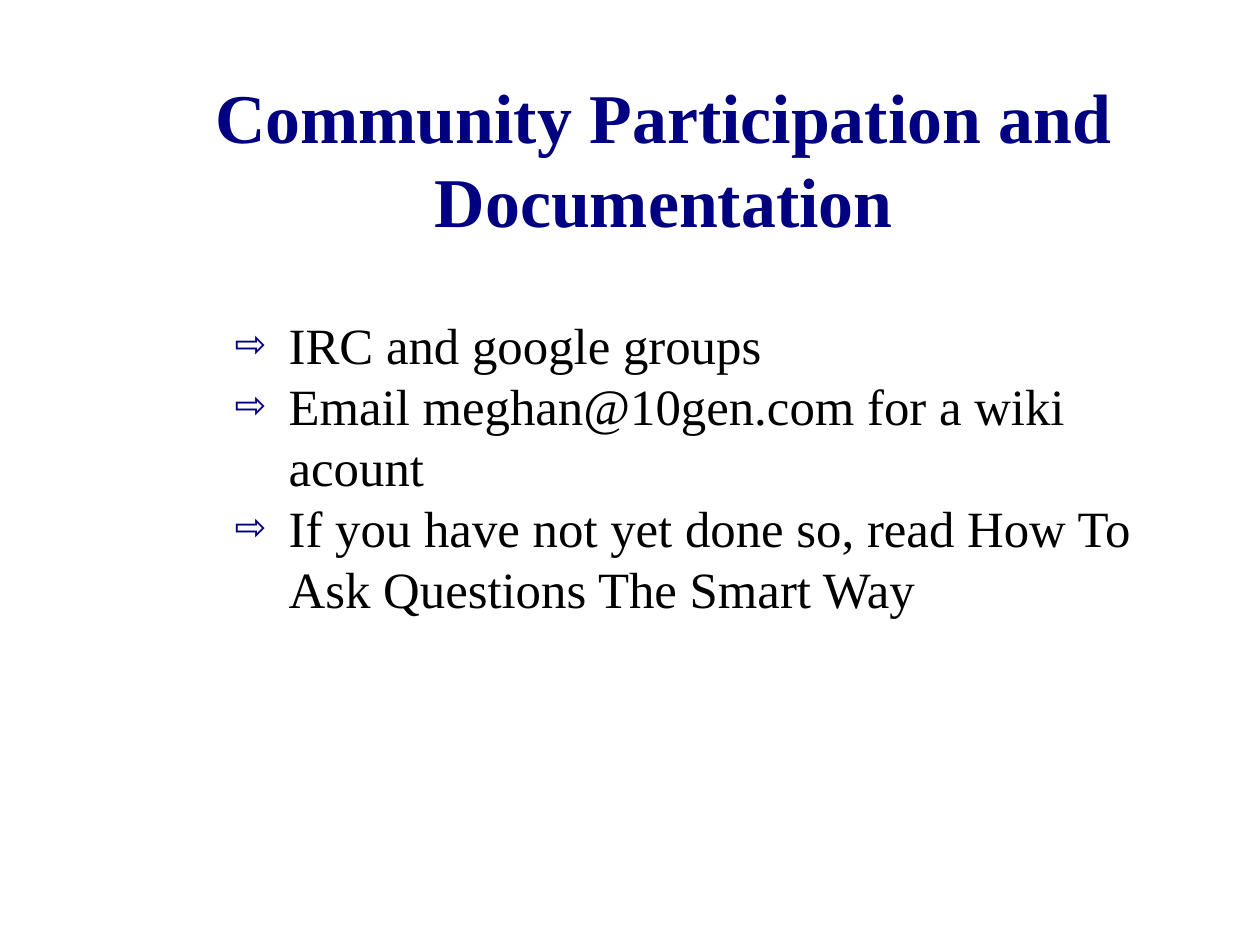
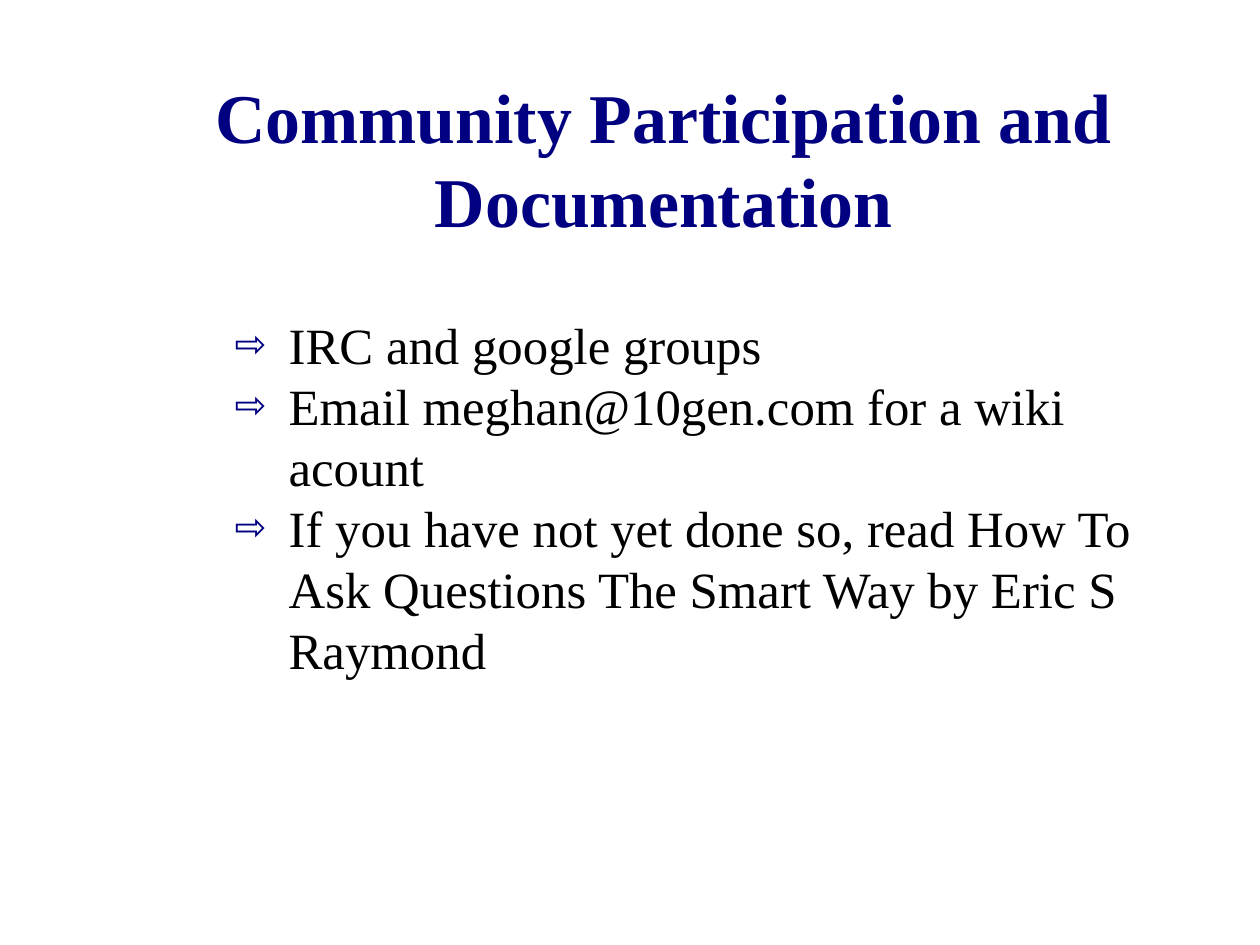
Before and after one commit to zippy1981/TalkMaterials, a slide deck: slide 7 of MongoDC/Tips for Getting Involved as a Contributor.odp (slide 6 before the commit). Drawn at 1260x945 pixels with LibreOffice and Linux fonts; fonts in the diff are those of the drawing; background and template pictures are left out. Boxes give left, top, right and bottom in pixels: in the first picture for what was removed or moved away, otherwise in the second. Text is boxed around its words. In the diff, an @@ line names an element or a change of style, - is before the commit and + after.

```diff
--- a/MongoDC/Tips for Getting Involved as a Contributor.odp
+++ b/MongoDC/Tips for Getting Involved as a Contributor.odp
@@ text at box(289, 511, 1131, 679): text changed @@
-⇨ If you have not yet done so, read How To Ask Questions The Smart Way
+⇨ If you have not yet done so, read How To Ask Questions The Smart Way by Eric S Raymond
```
Also in this commit, not shown: 3 other slides changed, 1 slide added.
